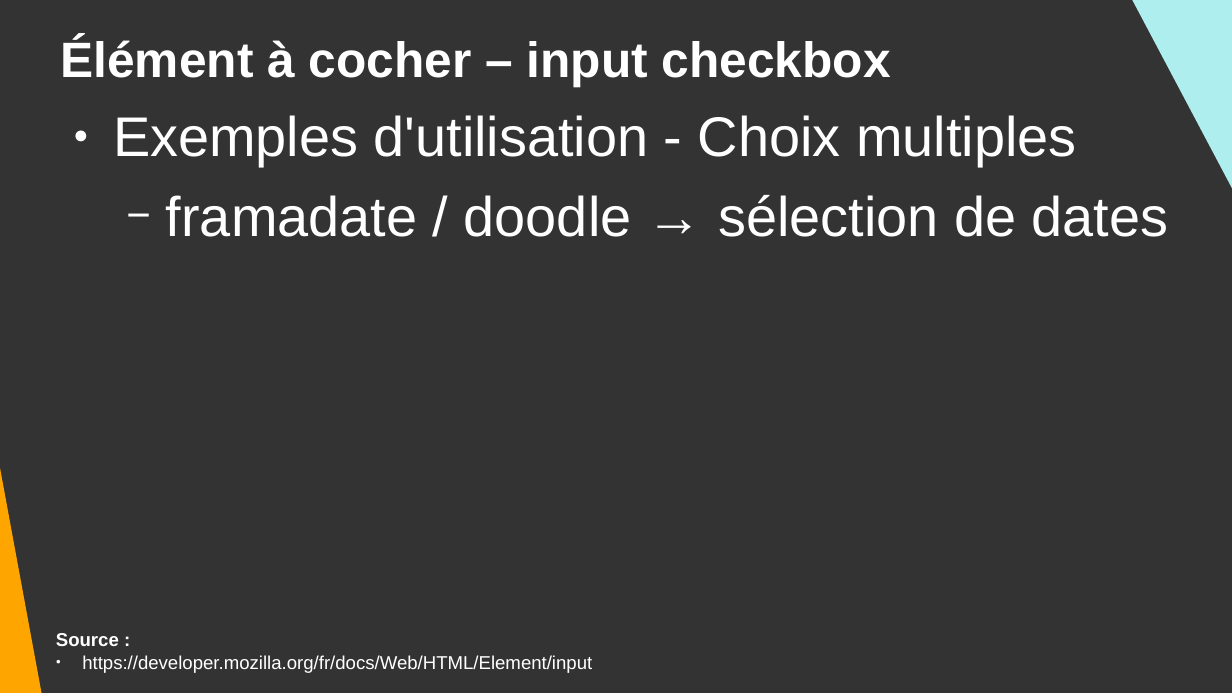
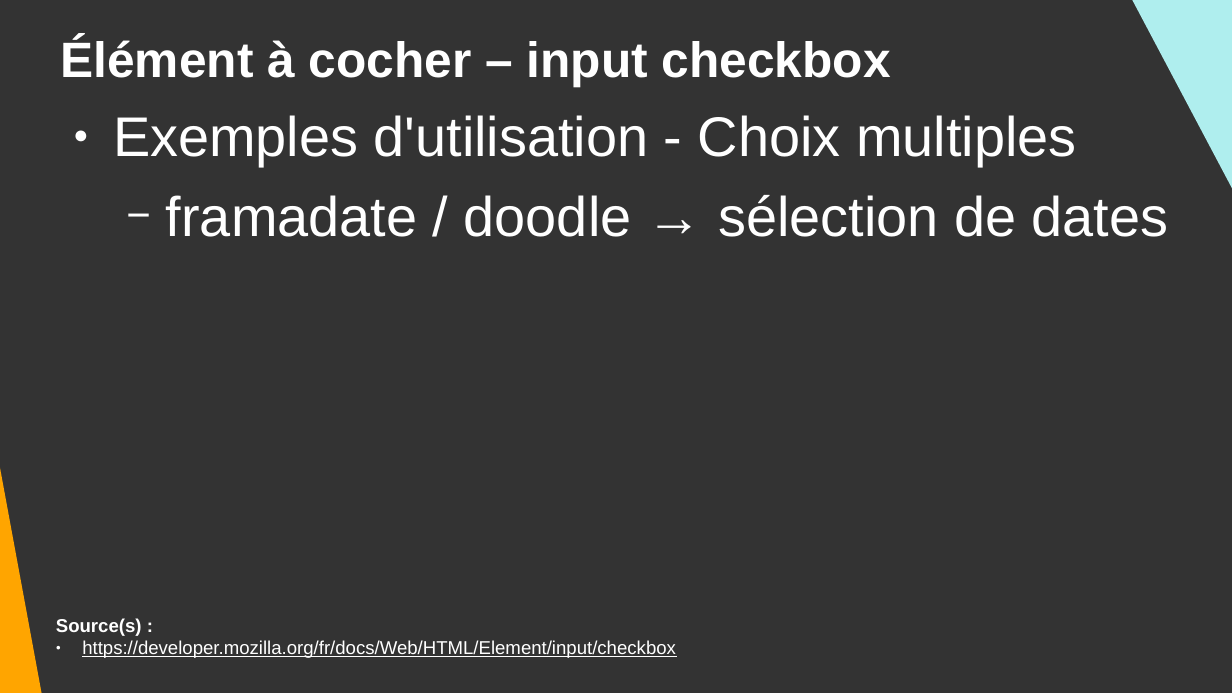
Before and after one commit to DanYellow/cours, a slide deck: slide 56 of integration-web-s1/travaux-pratiques/numero-2/presentation.odp (slide 55 before the commit). Drawn at 1232x693 pixels with LibreOffice and Linux fonts; fonts in the diff are those of the drawing. Boxes give left, top, right and bottom in pixels: in the first picture for what was removed or moved away, otherwise in the second. Text is boxed around its words. In the diff, an @@ line names an element or a change of style, - is before the commit and + after.

```diff
--- a/integration-web-s1/travaux-pratiques/numero-2/presentation.odp
+++ b/integration-web-s1/travaux-pratiques/numero-2/presentation.odp
@@ text at <box>56,618,676,658</box>: text changed @@
-Source :
-● https://developer.mozilla.org/fr/docs/Web/HTML/Element/input
+Source(s) :
+● https://developer.mozilla.org/fr/docs/Web/HTML/Element/input/checkbox
```
Also in this commit, not shown: 27 other slides changed, 1 slide added, 1 other file.
